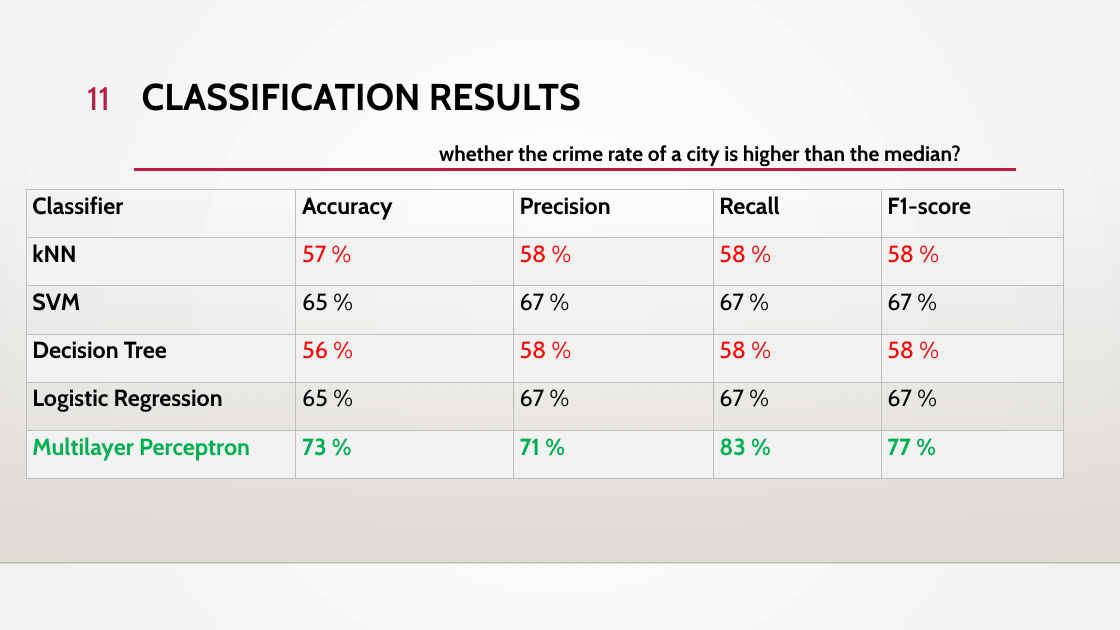
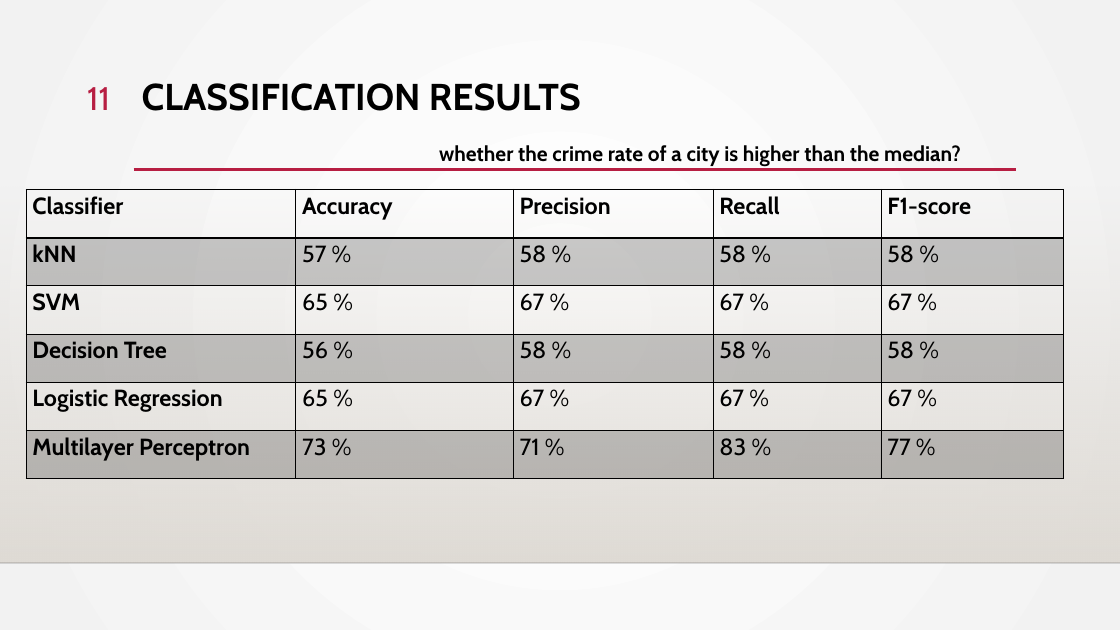
Before and after one commit to Pavel-V/Applied_Data_Science_Capstone, a slide deck: slide 11 of Sport vs Crime.pptx. Drawn at 1120x630 pixels with LibreOffice and Linux fonts; fonts in the diff are those of the drawing; background and template pictures are left out. Boxes give left, top, right and bottom in pixels: in the first picture for what was removed or moved away, otherwise in the second. Text is boxed around its words. In the diff, an @@ line names an element or a change of style, - is before the commit and + after.

```diff
--- a/Sport vs Crime.pptx
+++ b/Sport vs Crime.pptx
@@ table at (26, 190, 1065, 479) @@
@@ fill #F2F2F2 to #000000 at 20% opacity in 15 cells @@
@@ text colour #FF0000 to #000000 in "57 %", "58 %", "58 %", "58 %" and 4 more places @@
@@ text colour #00B050 to #000000 in "Multilayer Perceptron", "73 %", "71 %", "83 %" and 1 more places @@
@@ bold off in "73 %", "71 %", "83 %", "77 %" @@
@@ borders changed @@
```
Also in this commit, not shown: 4 other slides changed, 3 other files.
